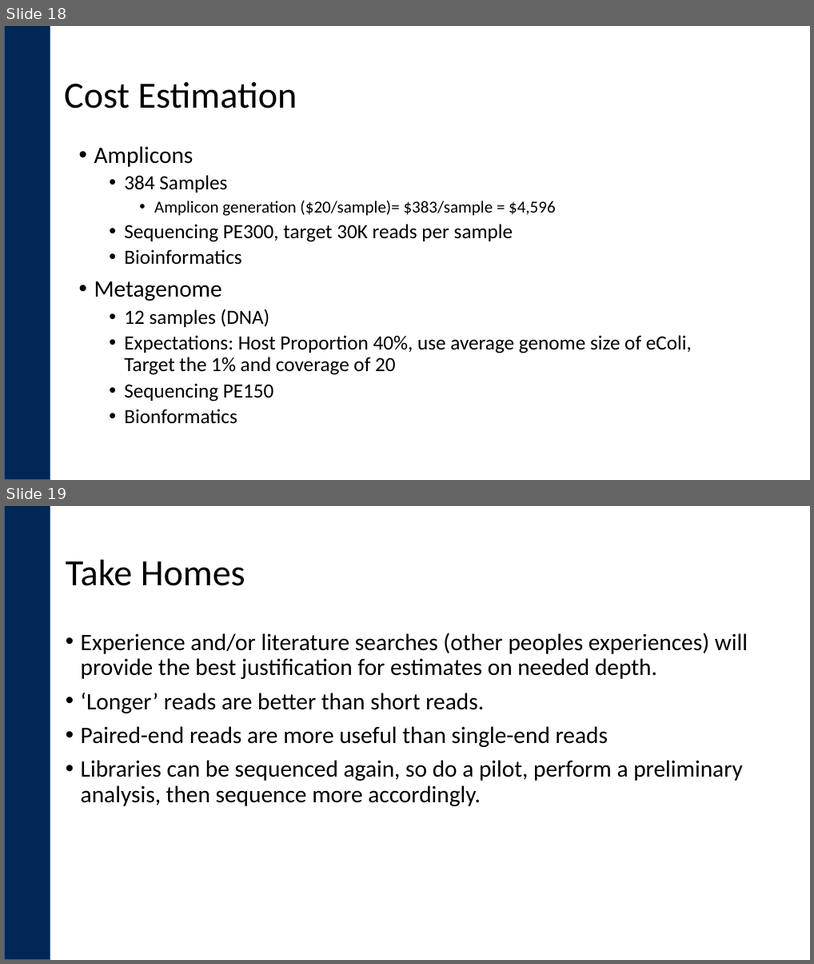
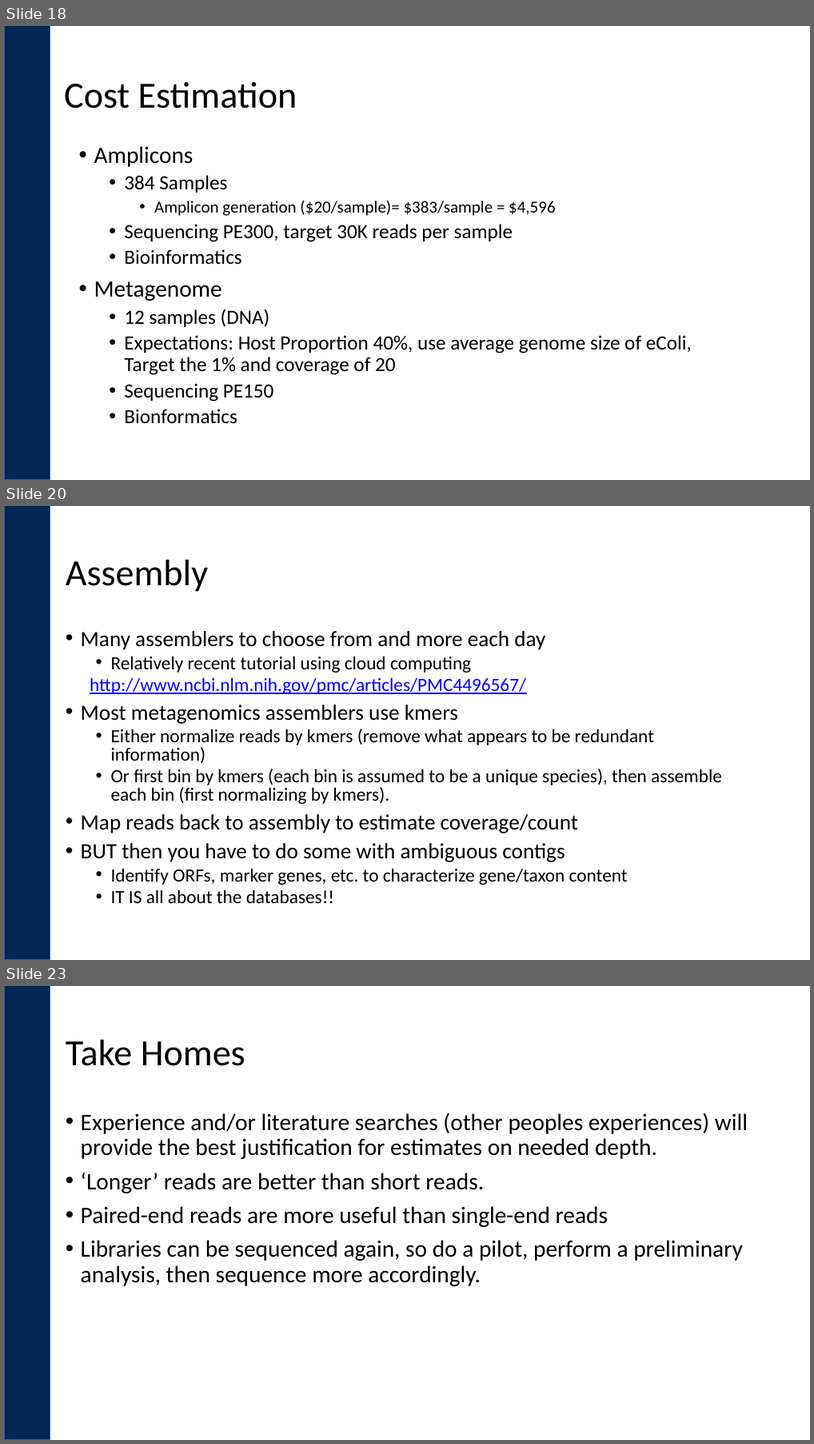
Before and after one commit to ucdavis-bioinformatics-training/2018-May-Microbial-Community-Analysis-Workshop_UCB, a slide deck: wednesday/Experimental_Design.pptx. Shown one above the other, each under a label of ours: slides 18 and 19 before the commit, slides 18, 20 and 23 after it; the slides between them are not shown. The pictures are 814x964 and 814x1444 pixels, drawn with LibreOffice and Linux fonts; fonts in the diff are those of the drawing; background and template pictures are left out. Boxes give left, top, right and bottom in pixels: in the first picture for what was removed or moved away, otherwise in the second. Text is boxed around its words. In the diff, an @@ line names an element or a change of style, - is before the commit and + after.

```diff
--- a/wednesday/Experimental_Design.pptx
+++ b/wednesday/Experimental_Design.pptx
@@ slide 20 added at (4,506,810,960), background #FFFFFF; not listed: 1 template element that a slide beside it also shows @@
@@ title added at (66,560,208,592), 44 pt, text #000000 @@
+Assembly
@@ text added at (81,631,722,903), 22.2 pt, text #000000 @@
+• Many assemblers to choose from and more each day
+  • Relatively recent tutorial using cloud computing
+  http://www.ncbi.nlm.nih.gov/pmc/articles/PMC4496567/
+• Most metagenomics assemblers use kmers
+  • Either normalize reads by kmers (remove what appears to be redundant information)
+  • Or first bin by kmers (each bin is assumed to be a unique species), then assemble each bin (first normalizing by kmers).
+• Map reads back to assembly to estimate coverage/count
+• BUT then you have to do some with ambiguous contigs
+  • Identify ORFs, marker genes, etc. to characterize gene/taxon content
+  • IT IS all about the databases!!
@@ what was slide 19 is now slide 23 @@
```
Also in this commit, not shown: 3 other slides added, 2 other files.
